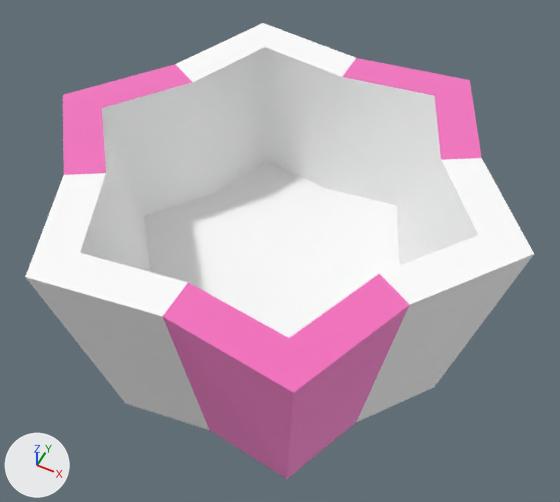
The glTF model public/assets/models/food/cupcake.GLB as it was, and as the next commit left it.
The view is the same before and after, from a camera (50 mm lens) standing at (0.18, -0.352, 0.534) and looking at (0.002, 0.003, 0.091). The lights are fixed; the arrows at lower left show +X, +Y and +Z. Where no turn or scale is listed for an object, it has been applied to the vertices.

The first picture shows 'cupcake'.
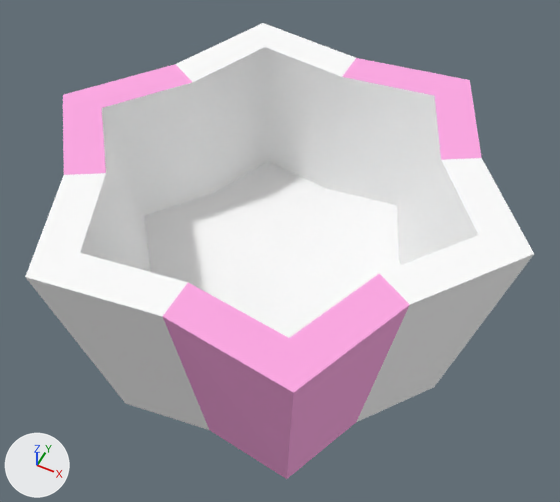
The newer file is also turned or shifted as a whole; pictures and numbers use the older file's frame.

Pixel boxes (x1, y1, x2, y2) of what changed, in the pictures (560 x 502 px):
'cupcake', recoloured: (63, 57, 483, 479) in both

What changed in the scene script:
```text
Add mat_purplelight_038:
    mat_purplelight_038 = principled_material('purpleLight.038')
    mat_purplelight_038.base_color = (1.0, 0.4, 0.781)  # pink #ffaae5
    mat_purplelight_038.roughness = 1.0
Change me_mesh_cupcake_002:
    where me_mesh_cupcake_002.from_pydata(...)  # 48 vertices, 92 faces; spans x -0.178..0.178, y -0.154..0.154, z 0.0..0.179
    remove me_mesh_cupcake_002.materials.append(mat_purplelight_025)  # pink #ffaae5
    add me_mesh_cupcake_002.materials.append(mat_purplelight_038)  # pink #ffaae5
```
